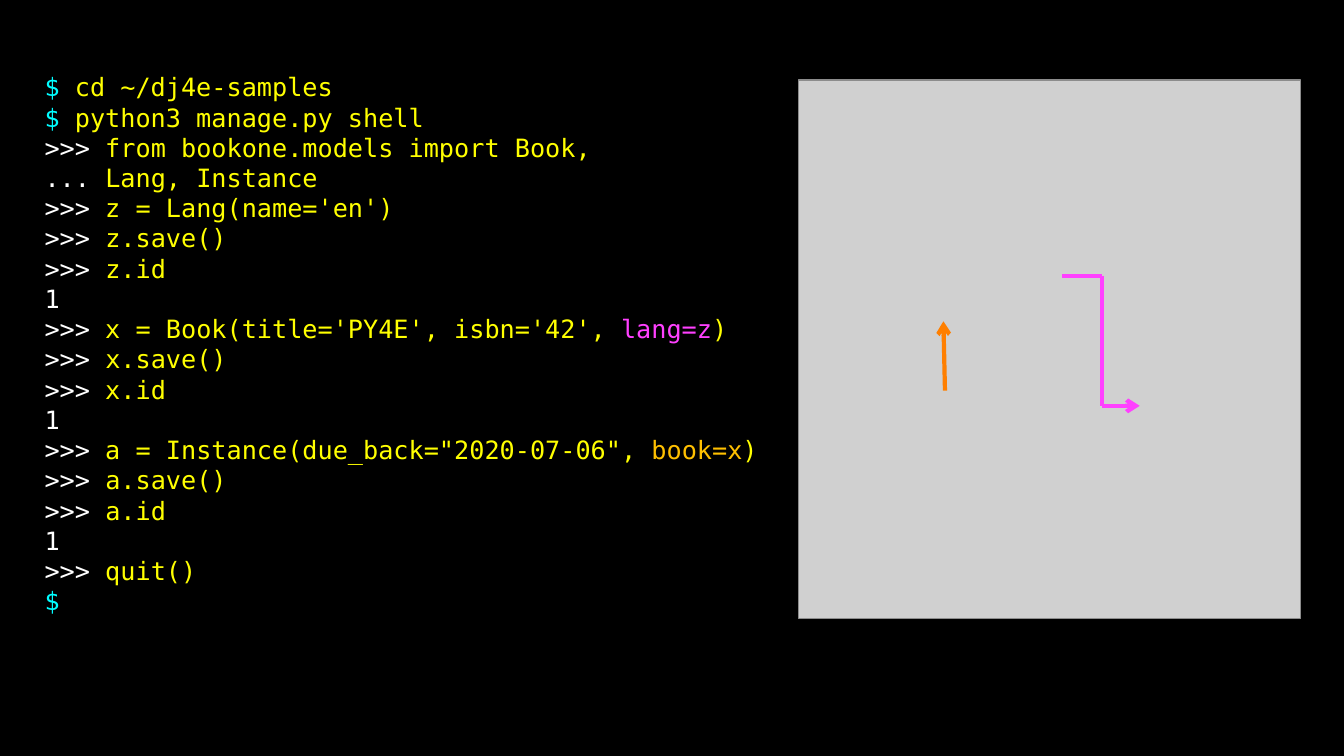
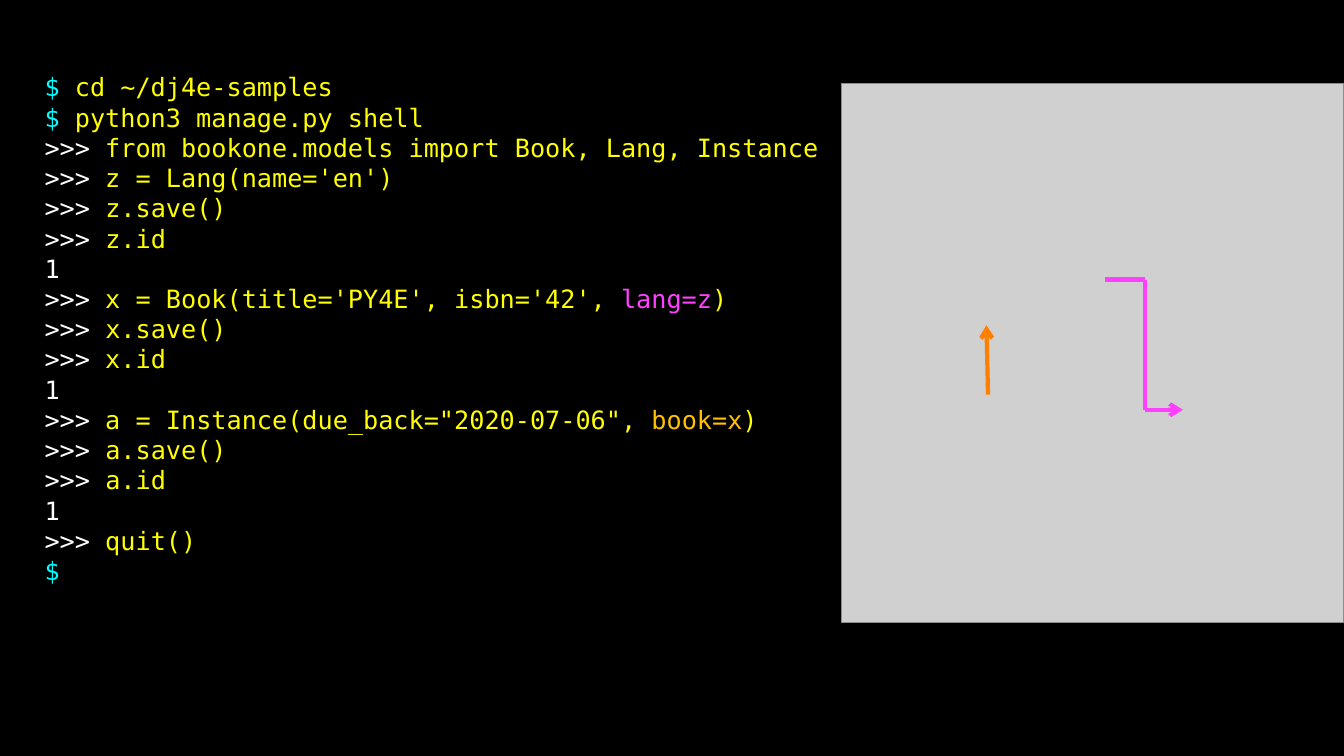
Before and after one commit to csev/dj4e, a slide deck: slide 36 of lectures/DJ-03-One-To-Many.pptx. Drawn at 1344x756 pixels with LibreOffice and Linux fonts; fonts in the diff are those of the drawing; grey boxes stand for pictures. Boxes give left, top, right and bottom in pixels: in the first picture for what was removed or moved away, otherwise in the second. Text is boxed around its words. In the diff, an @@ line names an element or a change of style, - is before the commit and + after.

```diff
--- a/lectures/DJ-03-One-To-Many.pptx
+++ b/lectures/DJ-03-One-To-Many.pptx
@@ text at (105,137,818,163): text changed @@
->>> from bookone.models import Book,
-... Lang, Instance
+>>> from bookone.models import Book, Lang, Instance
@@ 2 lines, 2 arrows, 1 picture: place and size @@
-2 lines, 2 arrows, 1 picture at (799,80,1301,618)
+2 lines, 2 arrows, 1 picture at (842,84,1344,622)
```
Also in this commit, not shown: 5 other slides changed, 5 other files.
